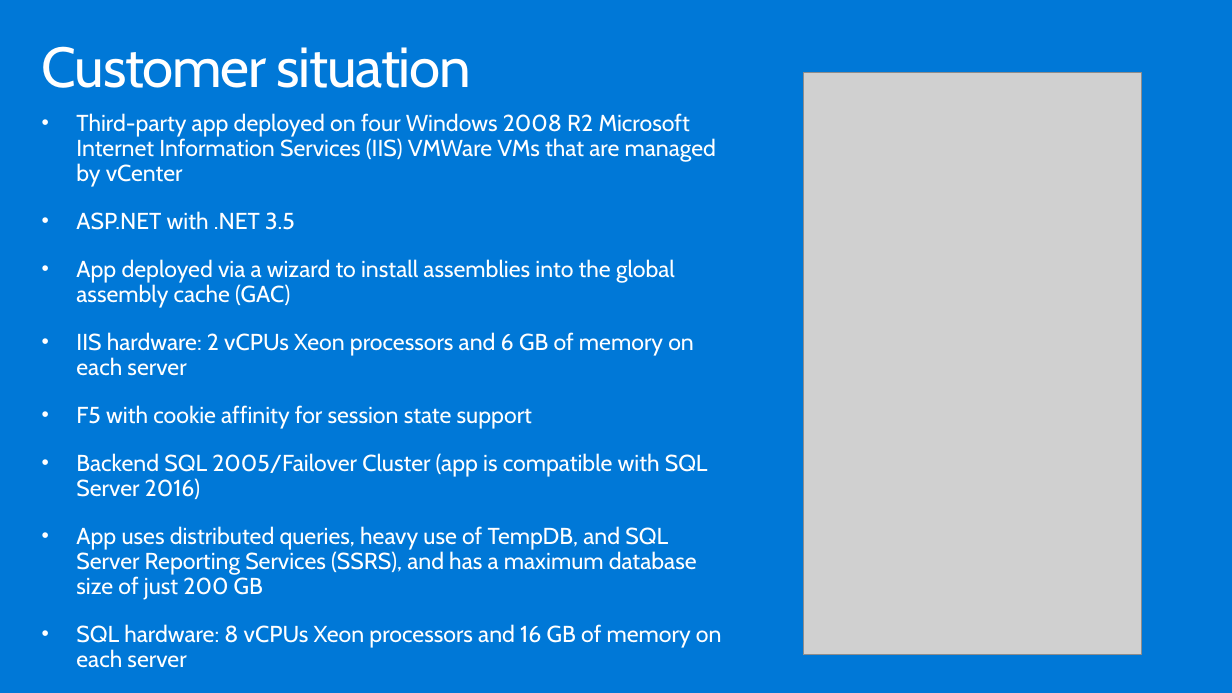
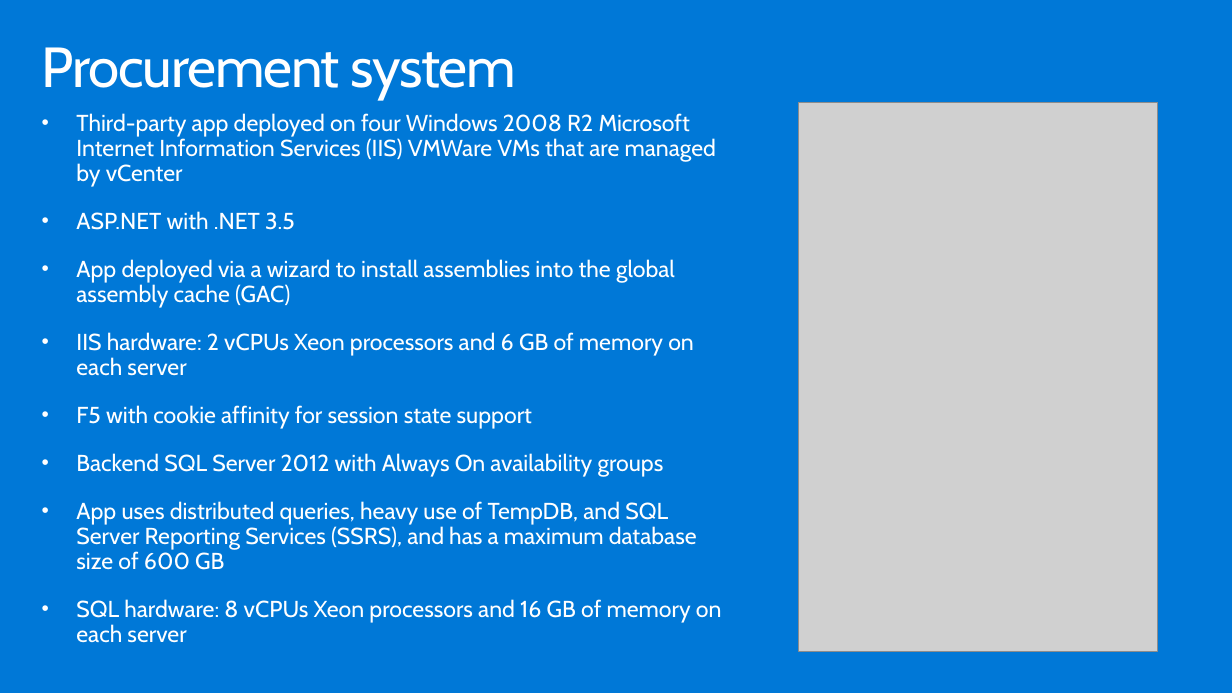
Before and after one commit to GretaLakra/Azure, a slide deck: slide 6 of WDS/Whiteboard design session trainer presentation - Lift and shift.pptx. Drawn at 1232x693 pixels with LibreOffice and Linux fonts; fonts in the diff are those of the drawing; grey boxes stand for pictures. Boxes give left, top, right and bottom in pixels: in the first picture for what was removed or moved away, otherwise in the second. Text is boxed around its words. In the diff, an @@ line names an element or a change of style, - is before the commit and + after.

```diff
--- a/WDS/Whiteboard design session trainer presentation - Lift and shift.pptx
+++ b/WDS/Whiteboard design session trainer presentation - Lift and shift.pptx
@@ title at [42, 47, 516, 100]: text changed @@
-Customer situation
+Procurement system
@@ picture: place and size @@
-picture at [803, 72, 1141, 655]
+picture at [799, 103, 1158, 652]
@@ text at [76, 453, 697, 570]: text changed @@
-• Backend SQL 2005/Failover Cluster (app is compatible with SQL Server 2016)
-• App uses distributed queries, heavy use of TempDB, and SQL Server Reporting Services (SSRS), and has a maximum database size of just 200 GB
+• Backend SQL Server 2012 with Always On availability groups
+• App uses distributed queries, heavy use of TempDB, and SQL Server Reporting Services (SSRS), and has a maximum database size of 600 GB
```
Also in this commit, not shown: 18 other slides changed, 9 slides added, 7 slides removed, 32 other files.
